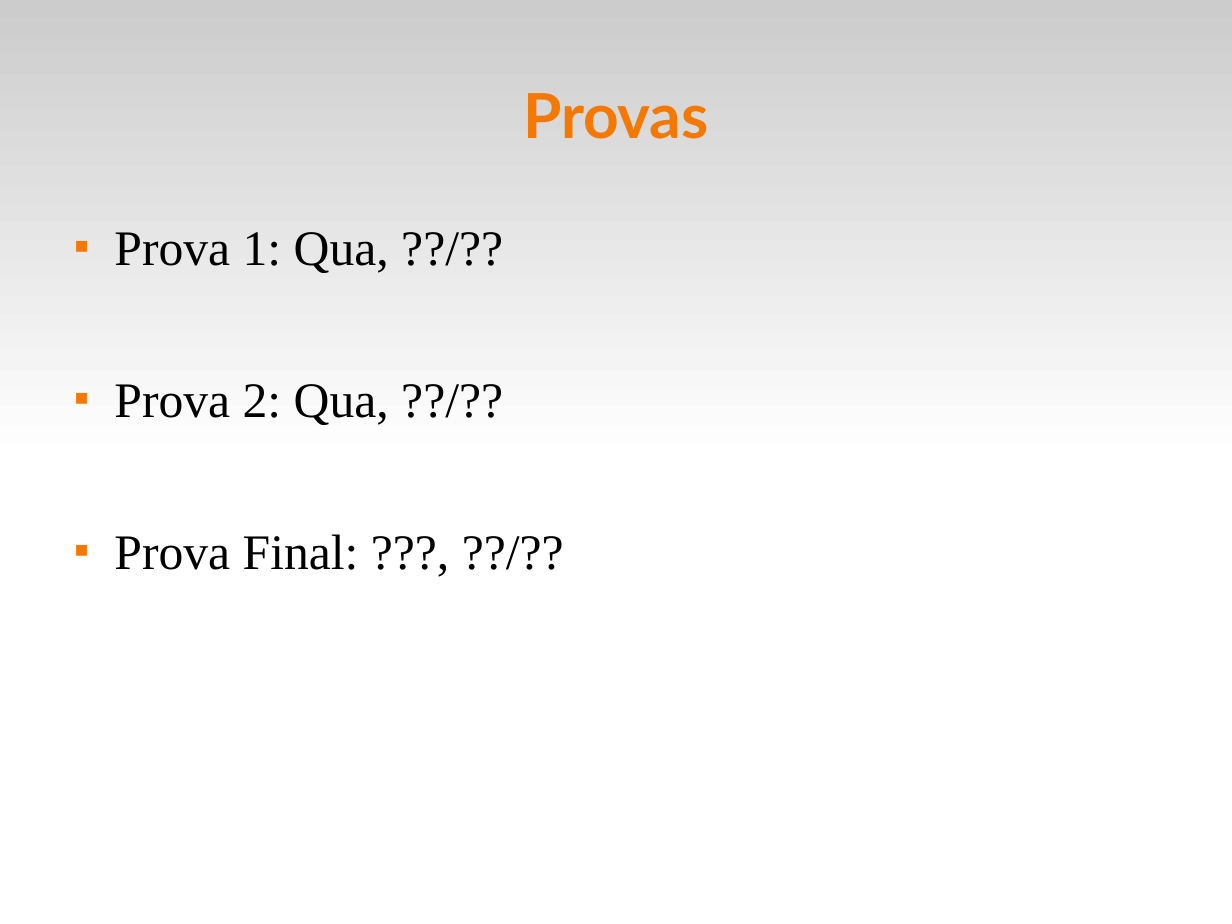
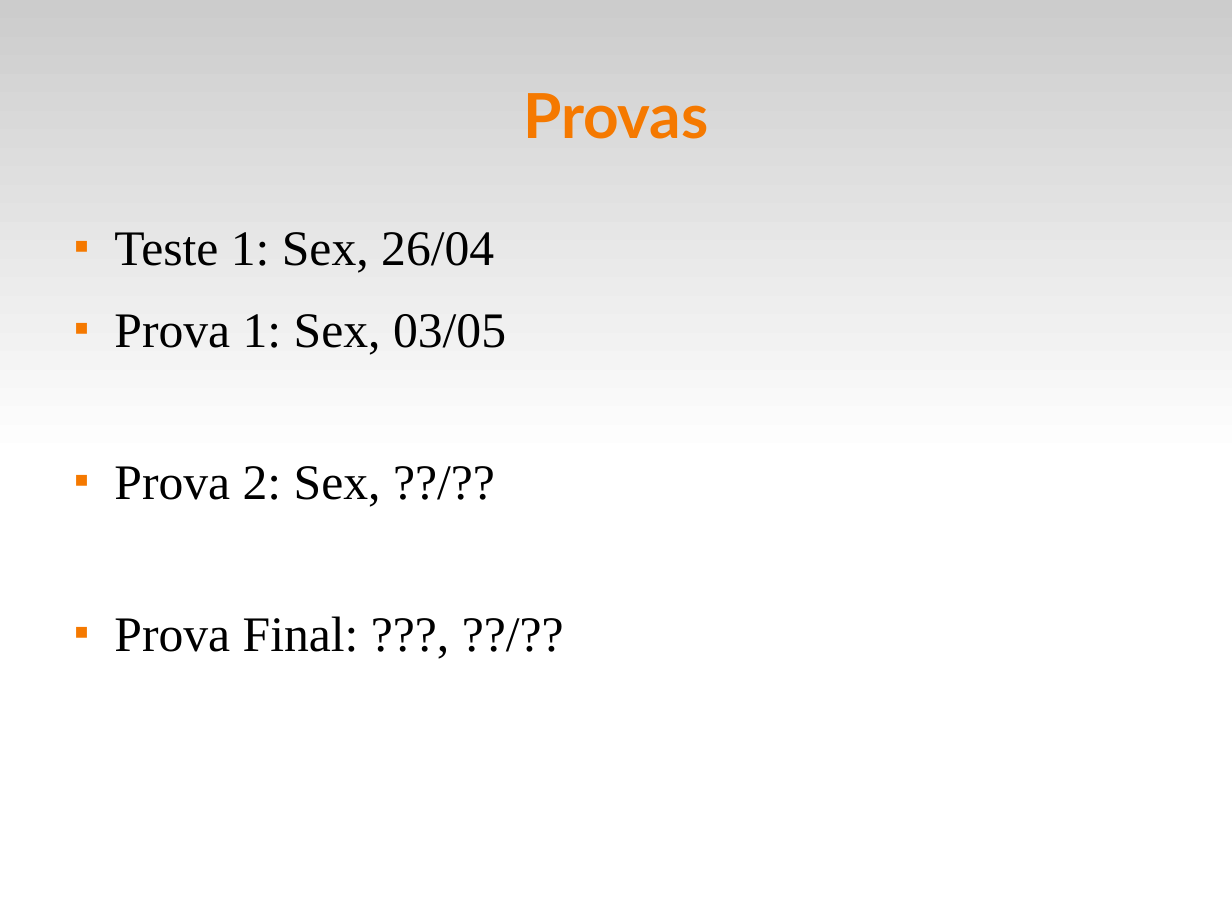
Before and after one commit to fsantanna-uerj/EDL, a slide deck: slide 7 of slides/edl-00.odp. Drawn at 1232x924 pixels with LibreOffice and Linux fonts; fonts in the diff are those of the drawing. Boxes give left, top, right and bottom in pixels: in the first picture for what was removed or moved away, otherwise in the second. Text is boxed around its words. In the diff, an @@ line names an element or a change of style, - is before the commit and + after.

```diff
--- a/slides/edl-00.odp
+++ b/slides/edl-00.odp
@@ text at (114, 232, 506, 507): text changed @@
-■ Prova 1: Qua, ??/??
-■ Prova 2: Qua, ??/??
+■ Teste 1: Sex, 26/04
+■ Prova 1: Sex, 03/05
+■ Prova 2: Sex, ??/??
```
Also in this commit, not shown: 1 other slide changed, 1 other file.
